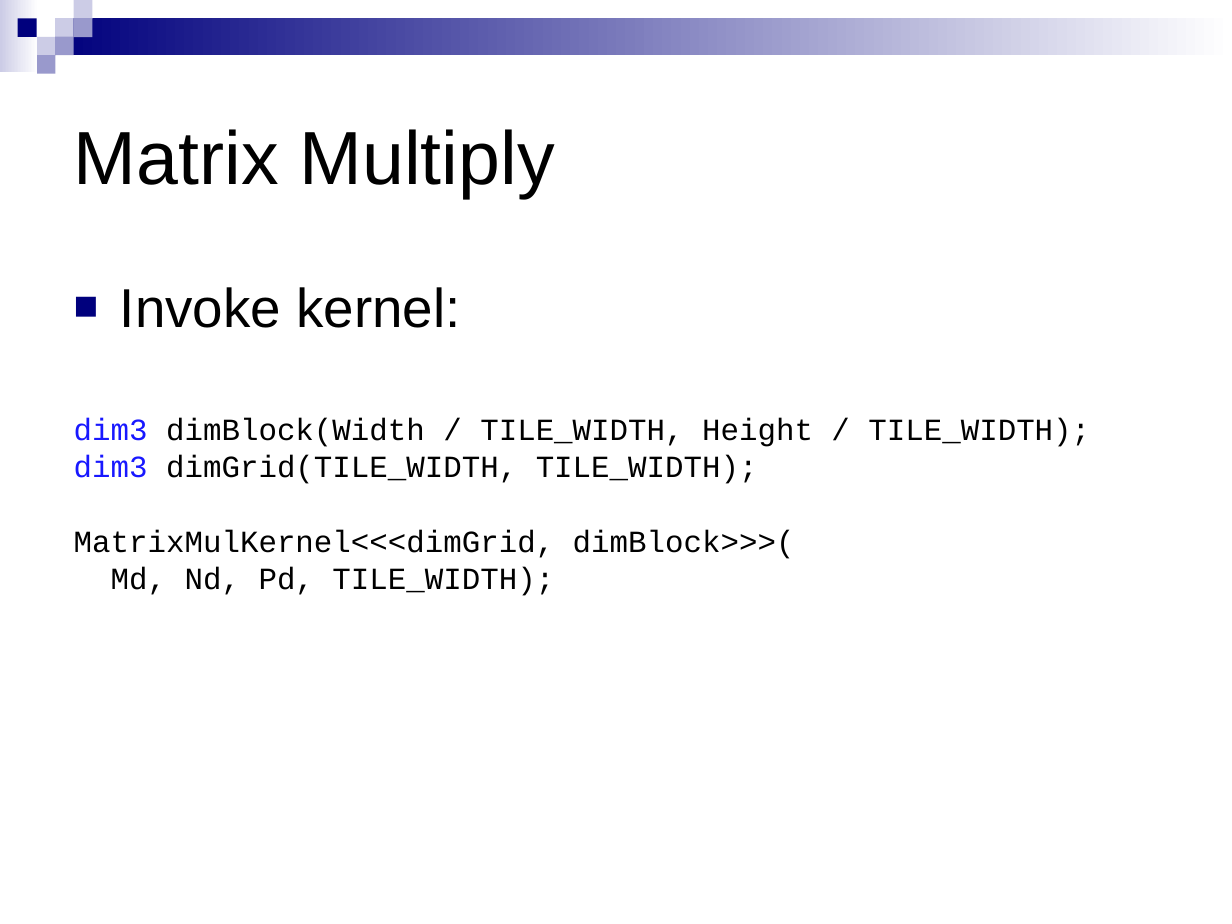
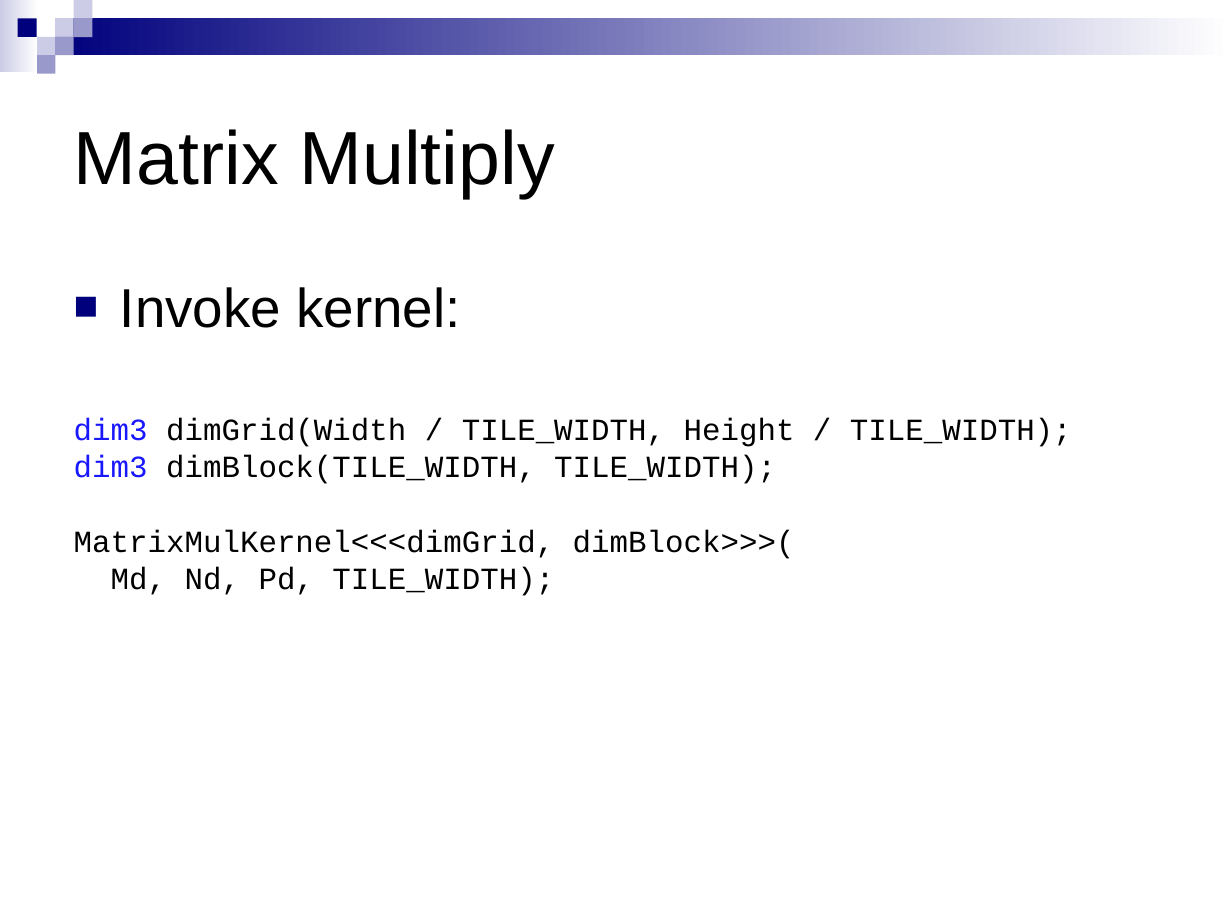
Before and after one commit to CIS565-Spring-2012/cis565-spring-2012.github.com, a slide deck: slide 79 of lectures/01-30-CUDA-Intro-2-of-2.ppt. Drawn at 1232x924 pixels with LibreOffice and Linux fonts; fonts in the diff are those of the drawing. Boxes give left, top, right and bottom in pixels: in the first picture for what was removed or moved away, otherwise in the second. Text is boxed around its words. In the diff, an @@ line names an element or a change of style, - is before the commit and + after.

Commit message:
Fixed slides

```diff
--- a/lectures/01-30-CUDA-Intro-2-of-2.ppt
+++ b/lectures/01-30-CUDA-Intro-2-of-2.ppt
@@ text at <box>74,418,1072,484</box>: text changed @@
-dim3 dimBlock(Width / TILE_WIDTH, Height / TILE_WIDTH);
-dim3 dimGrid(TILE_WIDTH, TILE_WIDTH);
+dim3 dimGrid(Width / TILE_WIDTH, Height / TILE_WIDTH);
+dim3 dimBlock(TILE_WIDTH, TILE_WIDTH);
```
Also in this commit, not shown: 1 other file.
